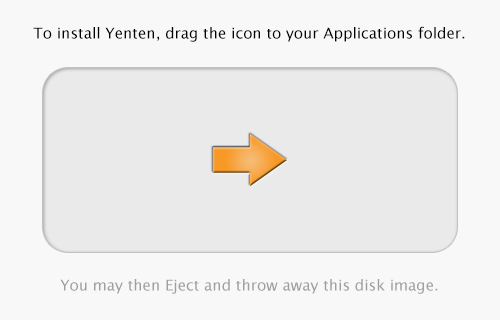
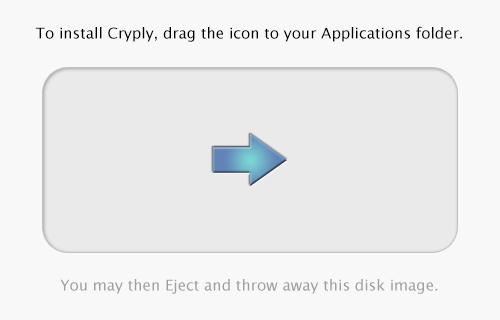
The second w=500, h=320 image is a revision of the first. Changes to its layers:
painted on "Headline" over [33, 26, 465, 42]
